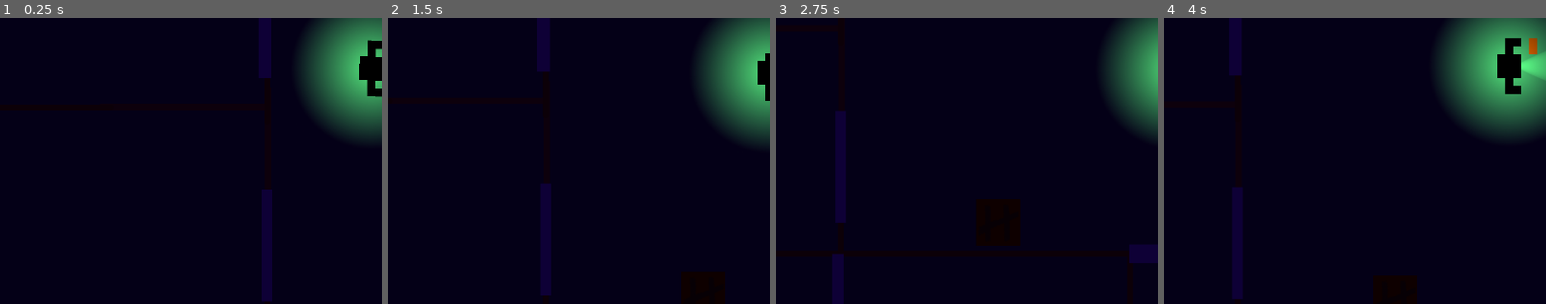
Above: before the commit, frames 1-4 (left to right).
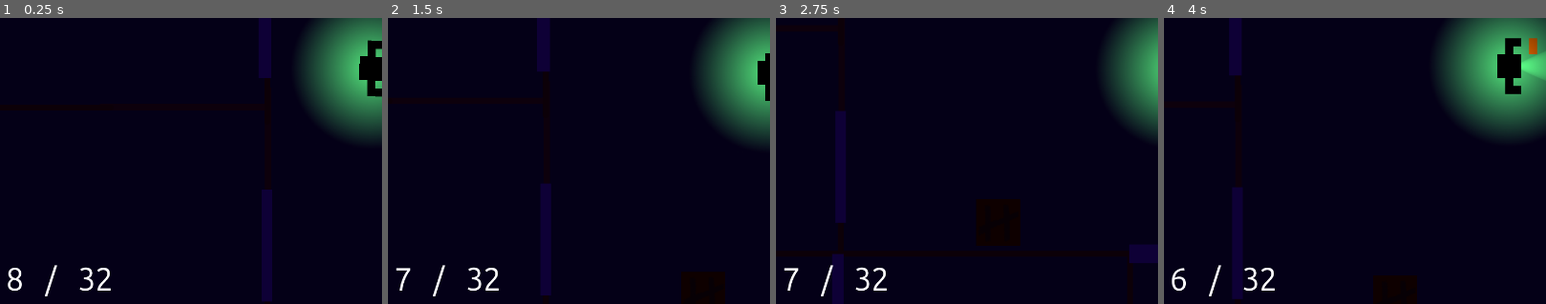
Above: after the commit, the same moments.

Repository: hamzuh/DoubleTap
Game: Godot game, scene res://basescene.tscn
Same seed, same stepped clock (60 frames per second), same inputs: the game is played once before the commit and once after it.
Inputs (mouse positions are % of the whole screen's width and height, from its top left):
- Up to frame 1 (0.25 s): no input
- Up to frame 2 (1.5 s): tap Enter (ui_accept) at 0.5, 0.77 s; move the mouse to (72, 45) at 0.52 s; hold Right (ui_right) 0.53-1.28 s; right-click (72, 45) at 0.6 s; move the mouse to (30, 55) at 1.27 s; hold Down (ui_down) from 1.28 s (still down); click (30, 55) at 1.35 s
- Up to frame 3 (2.75 s): tap Enter (ui_accept) at 1.52 s; move the mouse to (60, 28) at 2.02 s; release Down (ui_down) at 2.03 s; hold Right (ui_right) from 2.03 s (still down); right-click (60, 28) at 2.1 s
- Up to frame 4 (4 s): move the mouse to (45, 70) at 2.77 s; release Right (ui_right) at 2.78 s; hold Up (ui_up) 2.78-3.53 s; click (45, 70) at 2.85 s; tap Enter (ui_accept) at 3.02, 3.77 s; move the mouse to (80, 65) at 3.52 s; hold Left (ui_left) from 3.53 s (still down); right-click (80, 65) at 3.6 s
The pictures show only the part of the screen within x 1-51%, y 41-91%; the shares and areas given below are measured in that part.

The runs differ from the first frame. In frame 1, 0.5% of the frame differs, in the area x 2-29%, y 86-98%; in frame 2, 0.4%; in frame 3, 0.4%; in frame 4, 0.5%.

Commit message:
Added reloading mechanic with ammo tracking.

Diff:
--- a/Misc/HUD.tscn
+++ b/Misc/HUD.tscn
@@ -18,6 +18,19 @@
 theme_override_fonts/font = ExtResource("2_6hjtx")
 theme_override_font_sizes/font_size = 60
 text = "£0"
+
+[node name="Ammo" type="Label" parent="." unique_id=57306722]
+anchors_preset = 2
+anchor_top = 1.0
+anchor_bottom = 1.0
+offset_left = 31.0
+offset_top = -178.0
+offset_right = 323.0
+offset_bottom = -87.0
+grow_vertical = 0
+size_flags_horizontal = 0
+theme_override_fonts/font = ExtResource("2_6hjtx")
+theme_override_font_sizes/font_size = 60
 
 [node name="Buy Prompt" type="Label" parent="." unique_id=1430050445]
 visible = false
--- a/Scripts/HUD.gd
+++ b/Scripts/HUD.gd
@@ -1,6 +1,7 @@
 extends CanvasLayer
 
 @onready var moneyLabel = $Money
+@onready var ammoLabel = $Ammo
 @onready var buyPrompt = $"Buy Prompt"
 @onready var doorDebug = $"Door Debug"
 @onready var roundCounter = $"Round Counter"
@@ -32,3 +33,8 @@
 		powerMessage.visible = true
 	else:
 		powerMessage.visible = false
+
+func _on_player_ammo_changed(current_ammo: Variant, reserve_ammo: Variant) -> void:
+	if not self.is_node_ready():
+		await self.ready
+	ammoLabel.text = str(current_ammo) + " / " + str(reserve_ammo)
--- a/Scripts/Player/CharacterBody2D.gd
+++ b/Scripts/Player/CharacterBody2D.gd
@@ -26,6 +26,7 @@
 
 # Signals
 signal money_changed()
+signal ammo_changed(current_ammo, reserve_ammo)
 signal buy_door(doorNum)
 signal powerOn()
 
@@ -96,6 +97,8 @@
 		speed = 300
 	if Input.is_action_just_pressed("Swap Weapon"):
 		weapon.swap()
+	if Input.is_action_just_pressed("Reload"):
+		weapon.reload()
 
 func _on_level_powermessage(openOrClose: Variant) -> void:
 	if openOrClose:
--- a/Scripts/Weapons/Guns/Pistol.tres
+++ b/Scripts/Weapons/Guns/Pistol.tres
@@ -6,9 +6,12 @@
 
 [resource]
 script = ExtResource("1_d3o64")
+weaponName = "Pistol"
 spread = 0.035
 firerate = 0.7
 reload_speed = 2.0
+max_ammo = 40
+mag_size = 8
 damage = 25.0
 knockback = 150.0
 texture = ExtResource("2_0ww15")
--- a/Scripts/Weapons/Guns/SMG.tres
+++ b/Scripts/Weapons/Guns/SMG.tres
@@ -8,10 +8,13 @@
 
 [resource]
 script = ExtResource("1_8ujca")
+weaponName = "SMG"
 spread = 0.065
 automatic = true
 firerate = 0.09
 reload_speed = 5.0
+max_ammo = 300
+mag_size = 30
 damage = 10.0
 knockback = 100.0
 texture = ExtResource("2_ubfou")
--- a/Scripts/Weapons/WeaponStat.gd
+++ b/Scripts/Weapons/WeaponStat.gd
@@ -1,9 +1,15 @@
 class_name WeaponStat extends Resource
+
+@export var weaponName: String
 
 @export var spread: float
 @export var automatic: bool
 @export var firerate: float
+
 @export var reload_speed: float
+@export var max_ammo: int
+@export var mag_size: int
+
 @export var damage: float
 @export var knockback: float
 
--- a/Scripts/Weapons/weapon.gd
+++ b/Scripts/Weapons/weapon.gd
@@ -14,6 +14,7 @@
 @onready var muzzleFlash = $Muzzle
 var tracerCooldown: float
 
+var weaponName: String
 var spread: float
 var automatic: bool
 var firerate: float
@@ -25,9 +26,18 @@
 
 var triggerHeld: bool = false
 
+# Ammo tracking variables
+var ammo_dict = {}
+var max_ammo: int
+var mag_size: int
+
 func _ready() -> void:
 	stats = weapon_type.duplicate()
 
+	for weapon in loadout:
+		ammo_dict[weapon.weaponName] = [weapon.mag_size, weapon.max_ammo - weapon.mag_size]
+
+	weaponName = stats.weaponName
 	firerate = stats.firerate
 	damage = stats.damage
 	knockback = stats.knockback
@@ -36,10 +46,14 @@
 	sprite.texture = stats.texture
 	sfx = stats.fireSFX
 
+	max_ammo = stats.max_ammo
+	mag_size = stats.mag_size
+
 	tracer.visible = false
 	muzzleFlash.visible = false
 
 	ray.target_position = Vector2(1000, 0)
+	get_parent().ammo_changed.emit(ammo_dict[weaponName][0], ammo_dict[weaponName][1])
 
 func _physics_process(delta: float) -> void:
 	if cooldown > 0:
@@ -52,14 +66,14 @@
 
 func fire():
 	if canFire():
+		ammo_dict[weaponName][0] -= 1
+		get_parent().ammo_changed.emit(ammo_dict[weaponName][0], ammo_dict[weaponName][1])
 		audioPlayer.stream = sfx.pick_random()
 		audioPlayer.play()
 		ray.target_position = Vector2(1000, 0).rotated(randf_range(-PI/2, PI/2) * spread)
 		if ray.is_colliding():
 			if ray.get_collider().is_in_group("Enemy"):
 				ray.get_collider().hit(get_parent(), damage, knockback)
-				#print("BLAM!")
-				#print(ray.get_collider())
 			tracer.set_point_position(1, to_local(ray.get_collision_point()))
 		else:
 			tracer.set_point_position(1, ray.target_position)
@@ -71,10 +85,11 @@
 		triggerHeld = true
 
 func canFire():
-	if automatic:
-		return (cooldown <= 0)
-	else:
-		return ((not triggerHeld) and cooldown <= 0)
+	if ammo_dict[weaponName][0] > 0:
+		if automatic:
+			return (cooldown <= 0)
+		else:
+			return ((not triggerHeld) and cooldown <= 0)
 
 func releaseTrigger():
 	if not automatic:
@@ -87,6 +102,7 @@
 	weapon_type = loadout[currentWeapon]
 	stats = weapon_type.duplicate()
 
+	weaponName = stats.weaponName
 	firerate = stats.firerate
 	damage = stats.damage
 	knockback = stats.knockback
@@ -94,3 +110,17 @@
 	automatic = stats.automatic
 	sprite.texture = stats.texture
 	sfx = stats.fireSFX
+
+	max_ammo = stats.max_ammo
+	mag_size = stats.mag_size
+
+	get_parent().ammo_changed.emit(ammo_dict[weaponName][0], ammo_dict[weaponName][1])
+
+func reload():
+	if (ammo_dict[weaponName][0] + ammo_dict[weaponName][1]) <= mag_size:
+		ammo_dict[weaponName][0] += ammo_dict[weaponName][1]
+		ammo_dict[weaponName][1] = 0
+	else:
+		ammo_dict[weaponName][1] = ammo_dict[weaponName][1] + ammo_dict[weaponName][0] - mag_size
+		ammo_dict[weaponName][0] = mag_size
+	get_parent().ammo_changed.emit(ammo_dict[weaponName][0], ammo_dict[weaponName][1])
--- a/basescene.tscn
+++ b/basescene.tscn
@@ -33,6 +33,7 @@
 
 [connection signal="round_end" from="." to="." method="_on_round_end"]
 [connection signal="round_start" from="." to="HUD" method="_on_main_round_start"]
+[connection signal="ammo_changed" from="Player" to="HUD" method="_on_player_ammo_changed"]
 [connection signal="buy_door" from="Player" to="Level" method="_on_player_buy_door"]
 [connection signal="money_changed" from="Player" to="HUD" method="_on_player_money_changed"]
 [connection signal="powerOn" from="Player" to="." method="_on_player_power_on"]
--- a/project.godot
+++ b/project.godot
@@ -19,6 +19,10 @@
 config/features=PackedStringArray("4.6", "Forward Plus")
 run/max_fps=60
 config/icon="res://Art/Misc/icon.png"
+
+[audio]
+
+buses/default_bus_layout="uid://le67uakjy4xq"
 
 [display]
 
@@ -89,3 +93,8 @@
 "events": [Object(InputEventJoypadButton,"resource_local_to_scene":false,"resource_name":"","device":-1,"button_index":3,"pressure":0.0,"pressed":true,"script":null)
 ]
 }
+Reload={
+"deadzone": 0.2,
+"events": [Object(InputEventJoypadButton,"resource_local_to_scene":false,"resource_name":"","device":-1,"button_index":1,"pressure":0.0,"pressed":true,"script":null)
+]
+}
Not shown, changed: readme.txt
